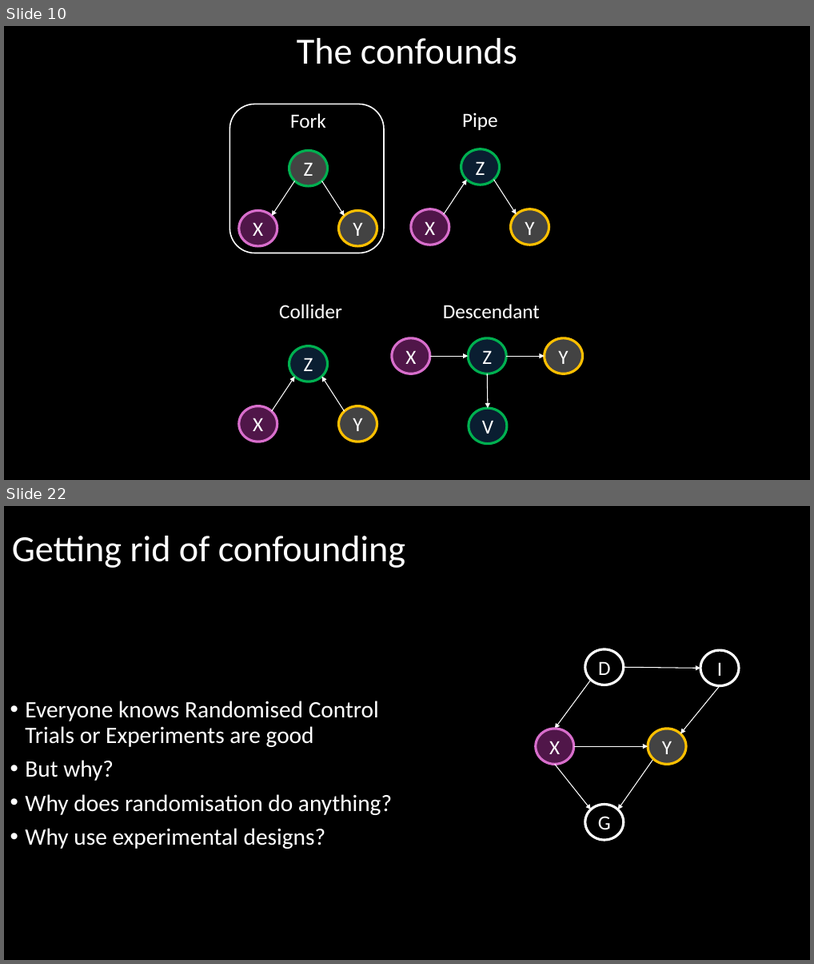
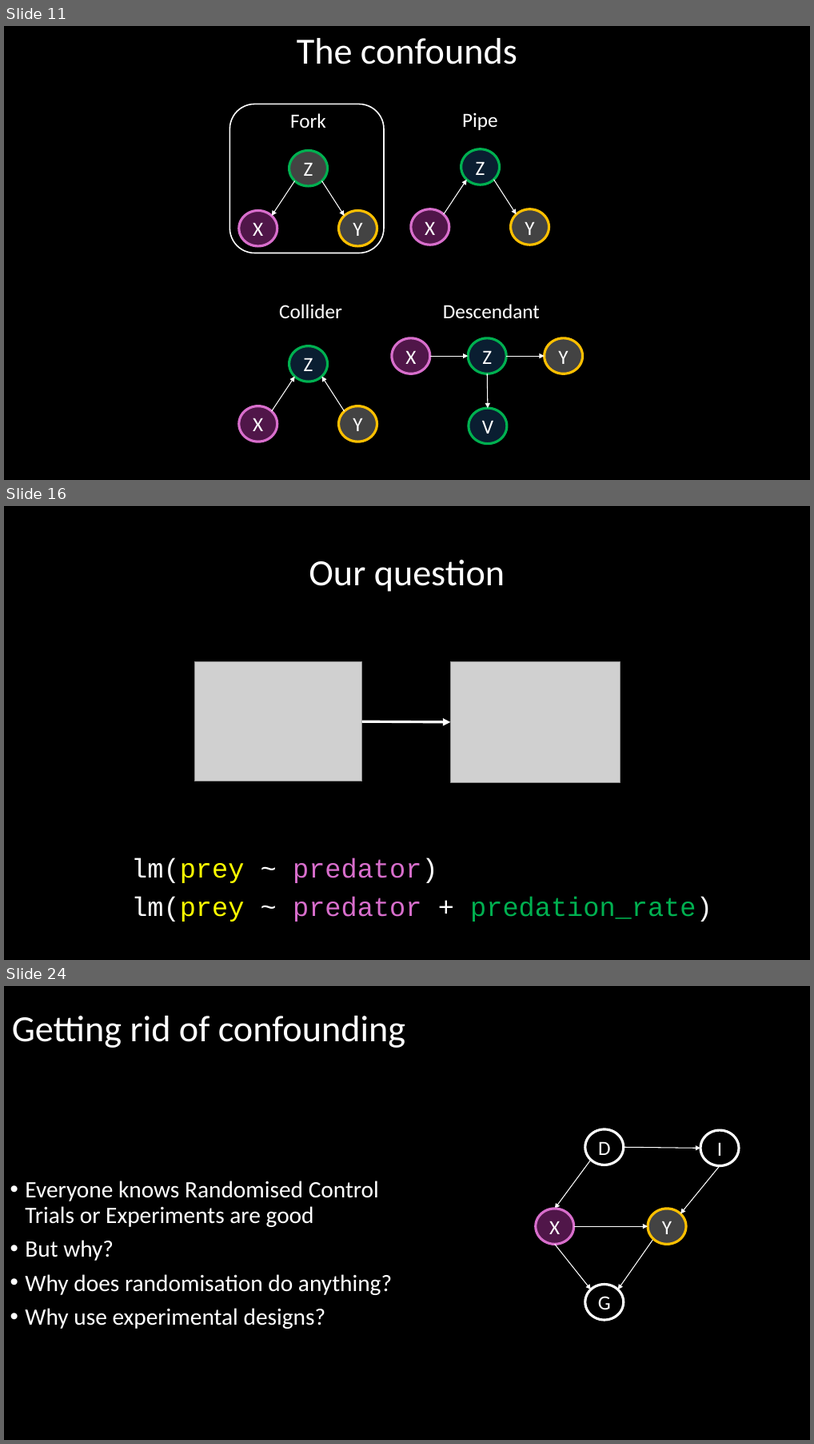
Before and after one commit to DeonRoos/stats-for-biologists, a slide deck: Lectures/Lecture 07.2 Confounding.pptx. Shown one above the other, each under a label of ours: slides 10 and 22 before the commit, slides 11, 16 and 24 after it; the slides between them are not shown. The pictures are 814x964 and 814x1444 pixels, drawn with LibreOffice and Linux fonts; fonts in the diff are those of the drawing; grey boxes stand for pictures. Boxes give left, top, right and bottom in pixels: in the first picture for what was removed or moved away, otherwise in the second. Text is boxed around its words. In the diff, an @@ line names an element or a change of style, - is before the commit and + after.

```diff
--- a/Lectures/Lecture 07.2 Confounding.pptx
+++ b/Lectures/Lecture 07.2 Confounding.pptx
@@ slide 16 added at bbox=[4, 506, 810, 960], background #000000 @@
@@ title added at bbox=[309, 560, 505, 592], 44 pt, text #FFFFFF @@
+Our question
@@ picture added at bbox=[194, 661, 362, 781] @@
@@ picture added at bbox=[451, 661, 621, 782] @@
@@ arrow added from (362, 721) to (451, 722), #FFFFFF 3 pt @@
@@ text added at bbox=[131, 858, 438, 883], 32 pt, text #D86ECC @@
+lm(prey ~ predator)
@@ text added at bbox=[131, 896, 713, 921], 32 pt, text #00B050 @@
+lm(prey ~ predator + predation_rate)
@@ what was slide 10 is now slide 11 @@
@@ what was slide 22 is now slide 24 @@
```
Also in this commit, not shown: 12 slides changed, 7 other slides added, 7 slides removed, 10 other files.
